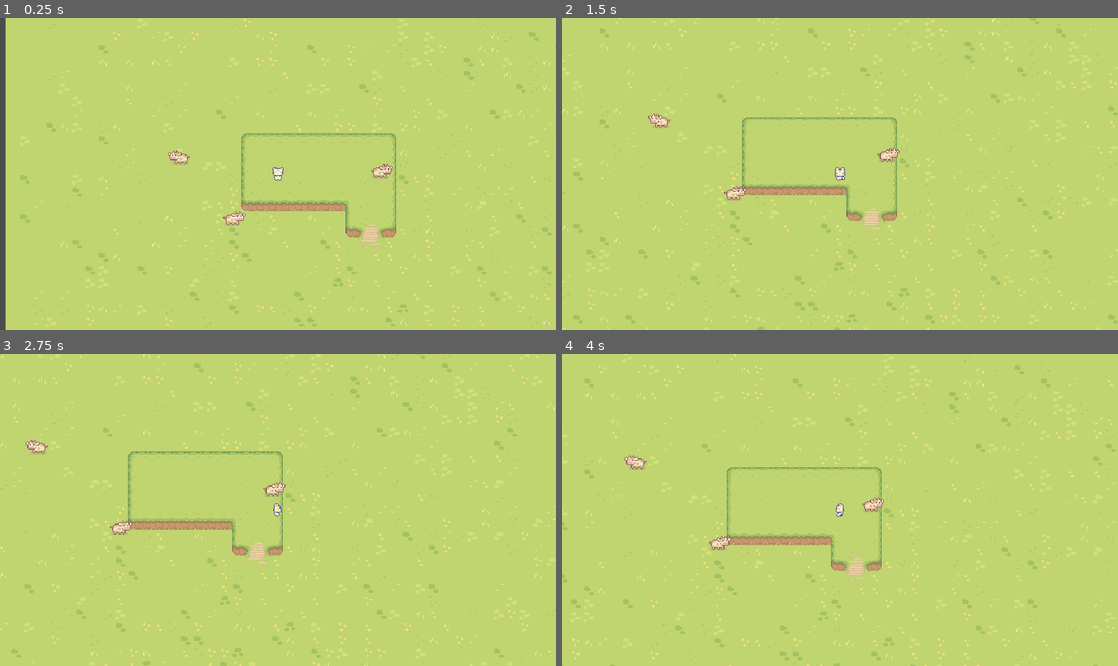
Above: before the commit, frames 1-4 (two rows, left to right).
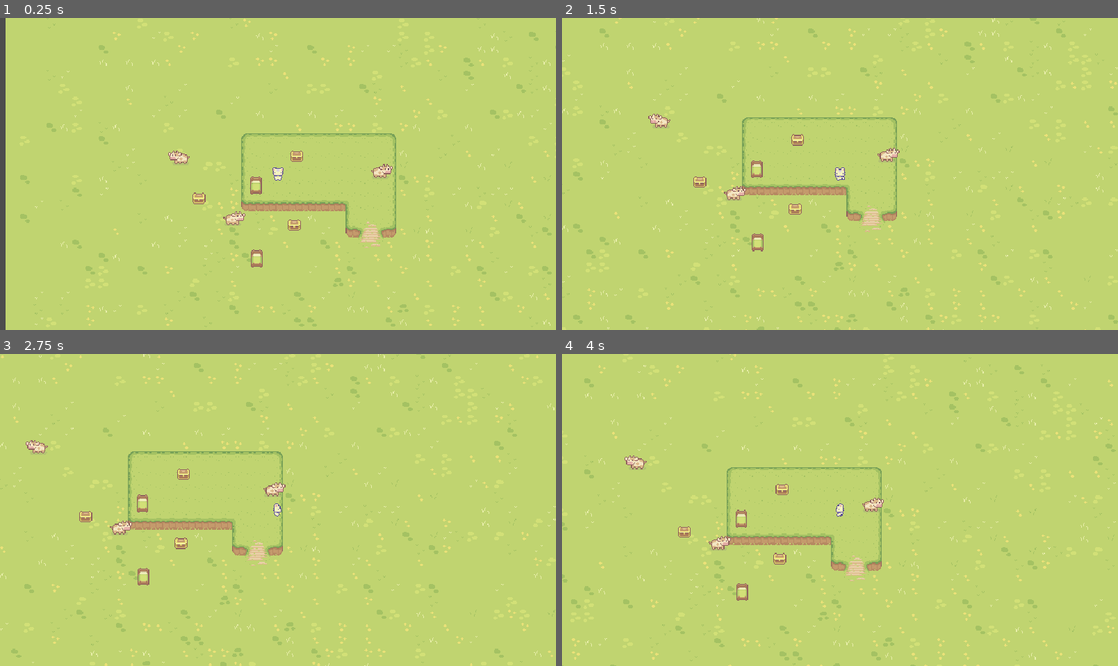
Above: after the commit, the same moments.

Repository: solecity/game-dev-projects
Game: Godot game, scene res://levels/game_level.tscn
Two runs of this game, one before a commit and one after it. Both use one fixed random seed, a clock stepped at 60 frames per second and the inputs below.
Inputs:
- Up to frame 1 (0.25 s): no input
- Up to frame 2 (1.5 s): hold D (right) 0.53-1.28 s; hold S (down) from 1.28 s (still down)
- Up to frame 3 (2.75 s): release S (down) at 2.03 s; hold D (right) from 2.03 s (still down)
- Up to frame 4 (4 s): release D (right) at 2.78 s; hold W (up) 2.78-3.53 s; hold A (left) from 3.53 s (still down)

The runs differ from the first frame. In frame 1, 0.4% of the frame differs, in the area x 34-55%, y 42-80%; in frame 2, 0.4%; in frame 3, 0.4%; in frame 4, 0.4%.

Commit message:
add static objects

Diff:
--- a/top-down-course/characters/cow.tscn
+++ b/top-down-course/characters/cow.tscn
@@ -4,7 +4,7 @@
 [ext_resource type="Texture2D" uid="uid://cv5bvrf70gi1w" path="res://assets/Characters/Free Cow Sprites.png" id="2_ruwua"]
 
 [sub_resource type="RectangleShape2D" id="RectangleShape2D_ydjq7"]
-size = Vector2(16, 6)
+size = Vector2(20, 6)
 
 [sub_resource type="Animation" id="Animation_nse2e"]
 resource_name = "walk"
@@ -136,7 +136,7 @@
 vframes = 2
 
 [node name="CollisionShape2D" type="CollisionShape2D" parent="."]
-position = Vector2(2, 10)
+position = Vector2(0, 10)
 shape = SubResource("RectangleShape2D_ydjq7")
 
 [node name="AnimationPlayer" type="AnimationPlayer" parent="."]
--- a/top-down-course/levels/game_level.tscn
+++ b/top-down-course/levels/game_level.tscn
@@ -8,6 +8,8 @@
 [ext_resource type="Texture2D" uid="uid://7ia4qjwibw5r" path="res://assets/Tilesets/Wooden House.png" id="5_j7eu5"]
 [ext_resource type="Texture2D" uid="uid://dgtfpf4iqpidt" path="res://assets/Tilesets/Fences.png" id="6_wmvpw"]
 [ext_resource type="PackedScene" uid="uid://b6oif6aetwtjx" path="res://characters/cow.tscn" id="8_7l47m"]
+[ext_resource type="PackedScene" uid="uid://cw1rgtb4m6ae6" path="res://objects/chest.tscn" id="9_pomm7"]
+[ext_resource type="PackedScene" uid="uid://cfhv6k1ynwi2p" path="res://objects/bed.tscn" id="10_v0xmd"]
 
 [sub_resource type="TileSetAtlasSource" id="TileSetAtlasSource_5fukl"]
 texture = ExtResource("2_yxvab")
@@ -738,3 +740,18 @@
 
 [node name="Cow3" parent="." instance=ExtResource("8_7l47m")]
 position = Vector2(88, 121)
+
+[node name="Chest" parent="." instance=ExtResource("9_pomm7")]
+position = Vector2(162, 128)
+
+[node name="Chest2" parent="." instance=ExtResource("9_pomm7")]
+position = Vector2(45, 95)
+
+[node name="Chest3" parent="." instance=ExtResource("9_pomm7")]
+position = Vector2(165, 43)
+
+[node name="Bed" parent="." instance=ExtResource("10_v0xmd")]
+position = Vector2(115, 75)
+
+[node name="Bed2" parent="." instance=ExtResource("10_v0xmd")]
+position = Vector2(116, 165)
--- /dev/null
+++ b/top-down-course/objects/bed.tscn
@@ -0,0 +1,17 @@
+[gd_scene load_steps=3 format=3 uid="uid://cfhv6k1ynwi2p"]
+
+[ext_resource type="Texture2D" uid="uid://bqgxggwe6hs3a" path="res://assets/Objects/Basic Furniture.png" id="1_yc2qw"]
+
+[sub_resource type="RectangleShape2D" id="RectangleShape2D_owgi6"]
+size = Vector2(16, 17)
+
+[node name="Bed" type="StaticBody2D"]
+
+[node name="Sprite2D" type="Sprite2D" parent="."]
+texture = ExtResource("1_yc2qw")
+region_enabled = true
+region_rect = Rect2(0, 16, 16, 32)
+
+[node name="CollisionShape2D" type="CollisionShape2D" parent="."]
+position = Vector2(0, 7.5)
+shape = SubResource("RectangleShape2D_owgi6")
--- /dev/null
+++ b/top-down-course/objects/chest.tscn
@@ -0,0 +1,17 @@
+[gd_scene load_steps=3 format=3 uid="uid://cw1rgtb4m6ae6"]
+
+[ext_resource type="Texture2D" uid="uid://c1um2a0plwpbb" path="res://assets/Objects/Chest.png" id="1_s6jh5"]
+
+[sub_resource type="RectangleShape2D" id="RectangleShape2D_owgi6"]
+size = Vector2(16, 8)
+
+[node name="Chest" type="StaticBody2D"]
+
+[node name="Sprite2D" type="Sprite2D" parent="."]
+texture = ExtResource("1_s6jh5")
+hframes = 5
+vframes = 2
+
+[node name="CollisionShape2D" type="CollisionShape2D" parent="."]
+position = Vector2(0, 4)
+shape = SubResource("RectangleShape2D_owgi6")
Not shown: 1 places in top-down-course/levels/game_level.tscn that only renumber resources
